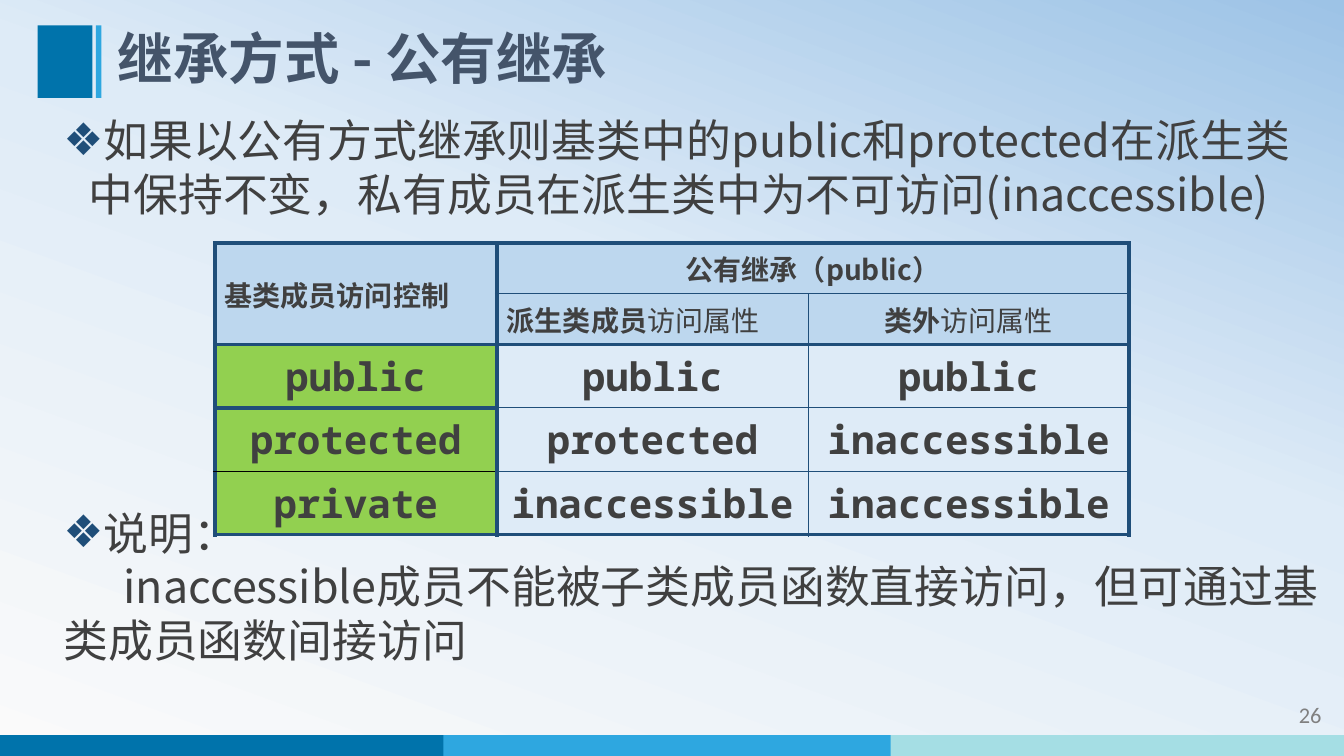
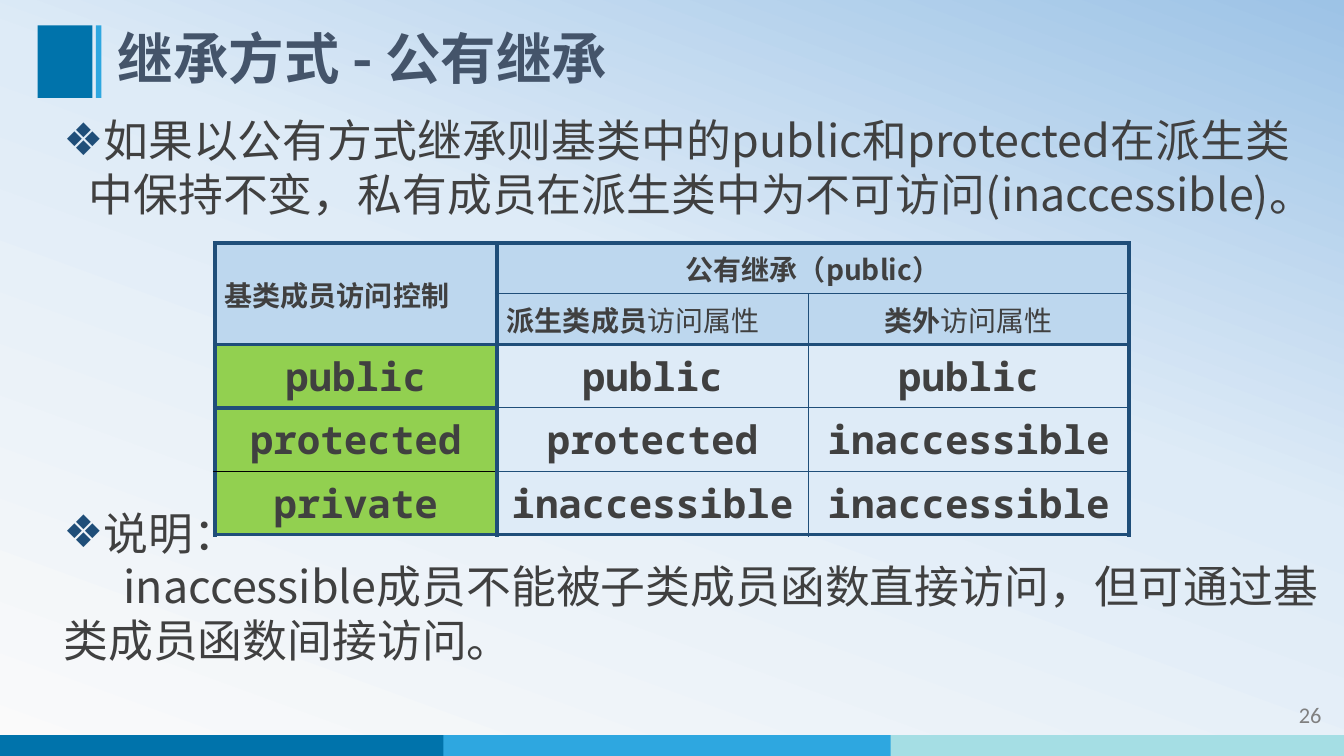
Before and after one commit to edu2act/course-cpp, a slide deck: slide 27 of materials/slides/ch05-inherit-1.pptx. Drawn at 1344x756 pixels with LibreOffice and Linux fonts; fonts in the diff are those of the drawing. Boxes give left, top, right and bottom in pixels: in the first picture for what was removed or moved away, otherwise in the second. Text is boxed around its words. In the diff, an @@ line names an element or a change of style, - is before the commit and + after.

```diff
--- a/materials/slides/ch05-inherit-1.pptx
+++ b/materials/slides/ch05-inherit-1.pptx
@@ text at (89,119,1315,220): text changed @@
-❖ 如果以公有方式继承则基类中的public和protected在派生类中保持不变，私有成员在派生类中为不可访问(inaccessible)
+❖ 如果以公有方式继承则基类中的public和protected在派生类中保持不变，私有成员在派生类中为不可访问(inaccessible)。
@@ text at (63,565,1319,661): text changed @@
-inaccessible成员不能被子类成员函数直接访问，但可通过基类成员函数间接访问
+inaccessible成员不能被子类成员函数直接访问，但可通过基类成员函数间接访问。
```
Also in this commit, not shown: 4 other slides changed, 26 other files.
